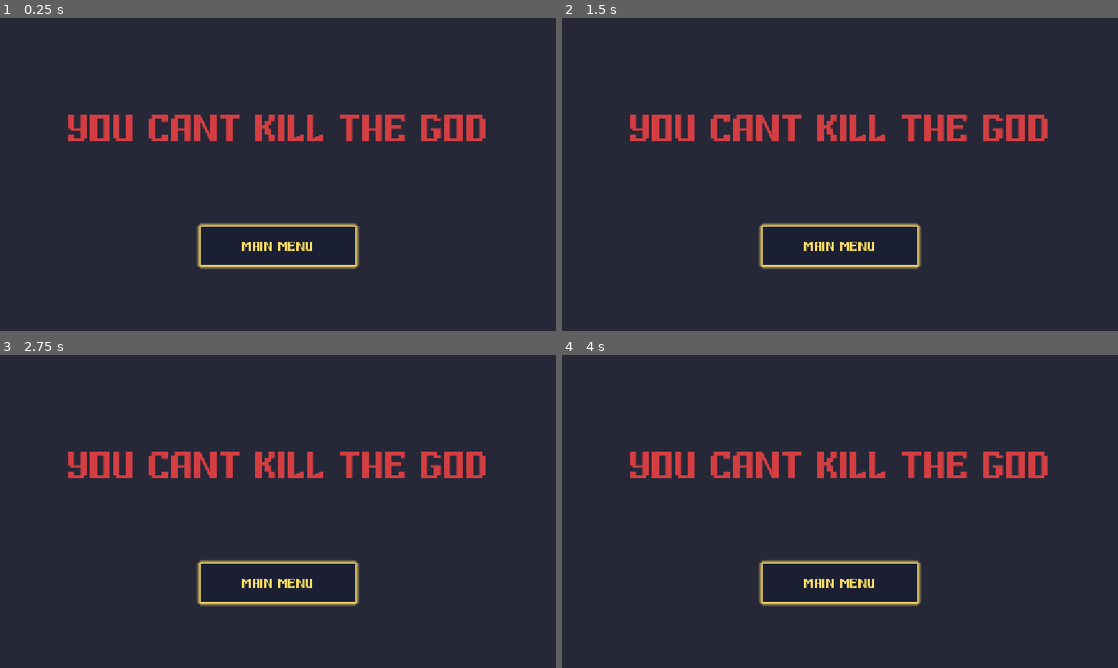
Above: before the commit, frames 1-4 (two rows, left to right).
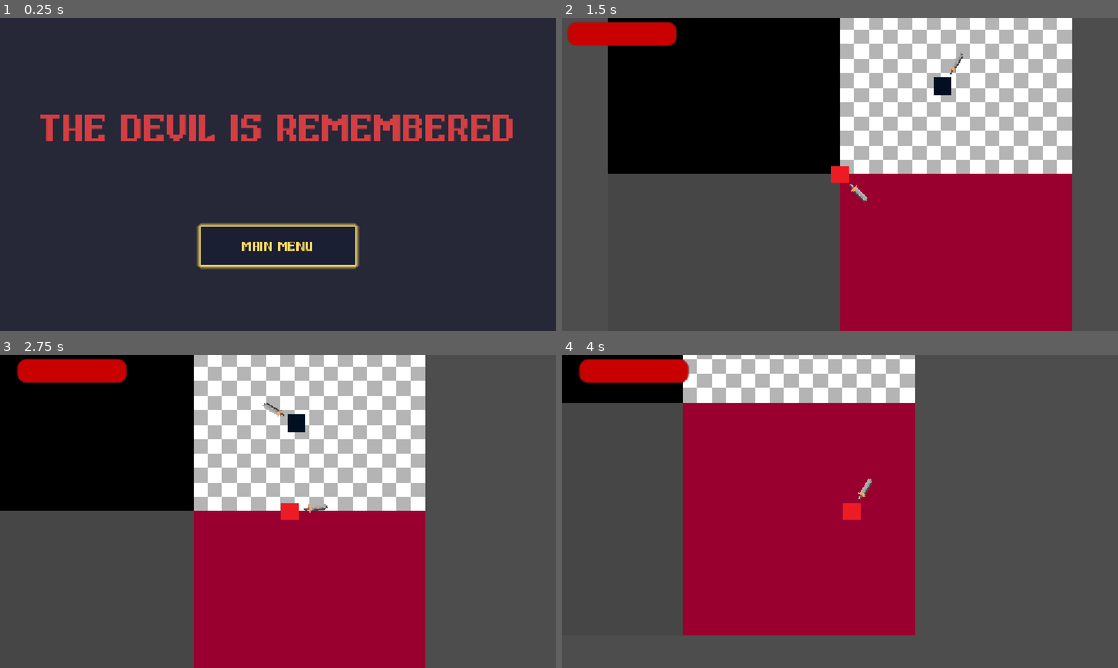
Above: after the commit, the same moments.

Repository: vovashymon-prog/schooldoor_game
Game: Godot game, scene res://scenes/ui/death_screen.tscn
Two runs of this game, one before a commit and one after it. Both use one fixed random seed, a clock stepped at 60 frames per second and the inputs below. This scene is started directly instead of the project's main scene.
Inputs (mouse positions are in pixels of both pictures, inside the frame that each line leads up to):
- Up to frame 1 (0.25 s): no input
- Up to frame 2 (1.5 s): click "Main Menu" at 0.5 s; click (840, 183) at 1.25 s, where only the run after the commit has a clickable "PLAY"
- Up to frame 3 (2.75 s): move the mouse to (400, 495) at 2.02 s; hold D (right) from 2.03 s (still down)
- Up to frame 4 (4 s): move the mouse to (728, 527) at 2.77 s; release D (right) at 2.78 s; hold S (down) 2.78-3.53 s; move the mouse to (895, 442) at 3.52 s; hold D (right) from 3.53 s (still down)

The runs differ from the first frame. In frame 1, 4.4% of the frame differs, in the area x 7-93%, y 30-40%; in frame 2, 100%; in frame 3, 100%, in the area x 0-100%, y 0-100%; in frame 4, 100%.

Commit message:
Added pause, menu, death

Diff:
--- /dev/null
+++ b/schooldoor-game/assets/pause_menu.gdshader
@@ -0,0 +1,9 @@
+shader_type canvas_item;
+uniform sampler2D SCREEN_TEXTURE: hint_screen_texture, filter_linear_mipmap;
+
+uniform float lod: hint_range(0.0, 5) = 0.0;
+
+void fragment(){
+	vec4 color = texture(SCREEN_TEXTURE, SCREEN_UV, lod);
+	COLOR = color;
+}
--- a/schooldoor-game/project.godot
+++ b/schooldoor-game/project.godot
@@ -51,6 +51,11 @@
 "events": [Object(InputEventKey,"resource_local_to_scene":false,"resource_name":"","device":-1,"window_id":0,"alt_press …(191 unchanged characters)…
 ]
 }
+pause={
+"deadzone": 0.2,
+"events": [Object(InputEventKey,"resource_local_to_scene":false,"resource_name":"","device":-1,"window_id":0,"alt_pressed":false,"shift_pressed":false,"ctrl_pressed":false,"meta_pressed":false,"pressed":false,"keycode":0,"physical_keycode":4194305,"key_label":0,"unicode":0,"location":0,"echo":false,"script":null)
+]
+}
 
 [layer_names]
 
--- a/schooldoor-game/scenes/ui/MainMenu.tscn
+++ b/schooldoor-game/scenes/ui/MainMenu.tscn
@@ -1,6 +1,7 @@
 [gd_scene format=3 uid="uid://daomxmtb7mu2f"]
 
-[ext_resource type="FontFile" path="res://fonts/Digital_Thin.ttf" id="1_yqorp"]
+[ext_resource type="Script" uid="uid://c4k83tkaom1cb" path="res://scripts/pause_menu.gd" id="1_6jbdy"]
+[ext_resource type="FontFile" uid="uid://cqy7r0bgc4rbt" path="res://fonts/Digital_Thin.ttf" id="1_yqorp"]
 
 [sub_resource type="StyleBoxFlat" id="StyleBoxFlat_0ykhv"]
 bg_color = Color(0.101960786, 0.12156863, 0.2, 1)
@@ -26,6 +27,7 @@
 anchor_bottom = 1.0
 grow_horizontal = 2
 grow_vertical = 2
+script = ExtResource("1_6jbdy")
 
 [node name="ColorRect" type="ColorRect" parent="." unique_id=1001927685]
 layout_mode = 1
@@ -98,3 +100,6 @@
 theme_override_fonts/font = ExtResource("1_yqorp")
 theme_override_font_sizes/font_size = 56
 text = "GAME NAME"
+
+[connection signal="pressed" from="MarginContainer/VBoxContainer/ButtonPlay" to="." method="_on_inMenu_play_pressed"]
+[connection signal="pressed" from="MarginContainer/VBoxContainer/ButtonQuit" to="." method="_on_quit_pressed"]
--- a/schooldoor-game/scenes/ui/death_screen.tscn
+++ b/schooldoor-game/scenes/ui/death_screen.tscn
@@ -1,6 +1,7 @@
 [gd_scene format=3 uid="uid://b1embmppn5ak3"]
 
 [ext_resource type="FontFile" uid="uid://cqy7r0bgc4rbt" path="res://fonts/Digital_Thin.ttf" id="1_j0ehl"]
+[ext_resource type="Script" uid="uid://c4k83tkaom1cb" path="res://scripts/pause_menu.gd" id="1_njuei"]
 
 [sub_resource type="StyleBoxFlat" id="StyleBoxFlat_v5gy4"]
 bg_color = Color(0.10980392, 0.12156863, 0.2, 0.7921569)
@@ -29,6 +30,7 @@
 anchor_bottom = 1.0
 grow_horizontal = 2
 grow_vertical = 2
+script = ExtResource("1_njuei")
 
 [node name="Panel" type="Panel" parent="." unique_id=2021630213]
 layout_mode = 1
@@ -55,7 +57,7 @@
 theme_override_colors/font_color = Color(0.827451, 0.24313726, 0.25882354, 1)
 theme_override_fonts/font = ExtResource("1_j0ehl")
 theme_override_font_sizes/font_size = 67
-text = "YOU CANT KILL THE GOD"
+text = "THE DEVIL IS REMEMBERED"
 
 [node name="ButtonMainMenu" type="Button" parent="Panel" unique_id=429621406]
 custom_minimum_size = Vector2(320, 80)
@@ -78,3 +80,5 @@
 theme_override_styles/pressed = SubResource("StyleBoxFlat_mqh5l")
 theme_override_styles/hover = SubResource("StyleBoxFlat_7ns25")
 text = "Main Menu"
+
+[connection signal="pressed" from="Panel/ButtonMainMenu" to="." method="_on_main_menu_pressed"]
--- a/schooldoor-game/scenes/ui/pause_menu.tscn
+++ b/schooldoor-game/scenes/ui/pause_menu.tscn
@@ -1,6 +1,12 @@
 [gd_scene format=3 uid="uid://cgj278yhg4ag2"]
 
-[ext_resource type="FontFile" path="res://fonts/Digital_Thin.ttf" id="1_n87rw"]
+[ext_resource type="Shader" uid="uid://8bcyfnoaj85e" path="res://assets/pause_menu.gdshader" id="1_0lmf7"]
+[ext_resource type="Script" uid="uid://c4k83tkaom1cb" path="res://scripts/pause_menu.gd" id="1_f6eus"]
+[ext_resource type="FontFile" uid="uid://cqy7r0bgc4rbt" path="res://fonts/Digital_Thin.ttf" id="1_n87rw"]
+
+[sub_resource type="ShaderMaterial" id="ShaderMaterial_1wlia"]
+shader = ExtResource("1_0lmf7")
+shader_parameter/lod = 0.650000030875
 
 [sub_resource type="StyleBoxFlat" id="StyleBoxFlat_8vrlf"]
 bg_color = Color(0.10980392, 0.12156863, 0.2, 1)
@@ -31,12 +37,23 @@
 shadow_size = 9
 
 [node name="PauseMenu" type="Control" unique_id=539249642]
+process_mode = 3
+z_index = 100
 layout_mode = 3
 anchors_preset = 15
 anchor_right = 1.0
 anchor_bottom = 1.0
 grow_horizontal = 2
 grow_vertical = 2
+script = ExtResource("1_f6eus")
+
+[node name="ColorRect" type="ColorRect" parent="." unique_id=1096796390]
+material = SubResource("ShaderMaterial_1wlia")
+layout_mode = 0
+offset_left = -4562.0
+offset_top = -2958.0
+offset_right = 5437.0
+offset_bottom = 7041.0
 
 [node name="Panel" type="Panel" parent="." unique_id=2122948999]
 custom_minimum_size = Vector2(220, 300)
@@ -122,3 +139,7 @@
 theme_override_fonts/font = ExtResource("1_n87rw")
 theme_override_font_sizes/font_size = 37
 text = "PAUSE"
+
+[connection signal="pressed" from="Panel/VBoxContainer/ButtonPlay" to="." method="_on_resume_pressed"]
+[connection signal="pressed" from="Panel/VBoxContainer/ButtonMainMenu" to="." method="_on_main_menu_pressed"]
+[connection signal="pressed" from="Panel/VBoxContainer/ButtonQuit2" to="." method="_on_quit_pressed"]
--- a/schooldoor-game/scenes/ui/win_screen.tscn
+++ b/schooldoor-game/scenes/ui/win_screen.tscn
@@ -1,6 +1,7 @@
 [gd_scene format=3 uid="uid://esp7q8divud2"]
 
-[ext_resource type="FontFile" path="res://fonts/Digital_Thin.ttf" id="1_1cgod"]
+[ext_resource type="FontFile" uid="uid://cqy7r0bgc4rbt" path="res://fonts/Digital_Thin.ttf" id="1_1cgod"]
+[ext_resource type="Script" uid="uid://c4k83tkaom1cb" path="res://scripts/pause_menu.gd" id="1_uqtu8"]
 
 [sub_resource type="StyleBoxFlat" id="StyleBoxFlat_v5gy4"]
 bg_color = Color(0.10980392, 0.12156863, 0.2, 0.7921569)
@@ -29,6 +30,7 @@
 anchor_bottom = 1.0
 grow_horizontal = 2
 grow_vertical = 2
+script = ExtResource("1_uqtu8")
 
 [node name="Panel" type="Panel" parent="." unique_id=2021630213]
 layout_mode = 1
@@ -55,7 +57,7 @@
 theme_override_colors/font_color = Color(0.4, 0.3882353, 0.4392157, 1)
 theme_override_fonts/font = ExtResource("1_1cgod")
 theme_override_font_sizes/font_size = 67
-text = "THE DEVIL FORGOTTEN"
+text = "THE DEVIL WAS FORGOTTEN"
 
 [node name="ButtonMainMenu" type="Button" parent="Panel" unique_id=429621406]
 custom_minimum_size = Vector2(320, 80)
@@ -78,3 +80,5 @@
 theme_override_styles/pressed = SubResource("StyleBoxFlat_mqh5l")
 theme_override_styles/hover = SubResource("StyleBoxFlat_7ns25")
 text = "Main Menu"
+
+[connection signal="pressed" from="Panel/ButtonMainMenu" to="." method="_on_main_menu_pressed"]
--- a/schooldoor-game/scripts/Player.gd
+++ b/schooldoor-game/scripts/Player.gd
@@ -15,6 +15,8 @@
 var clash_sound = preload("res://audio/Sword/ThoSwordsHit_1.wav")
 var hit_sound = preload("res://audio/Sword/Regular hit.wav")
 var critical_sound = preload("res://audio/Sword/Critical hit.wav")
+
+var pause_scene = preload("res://scenes/ui/pause_menu.tscn")
 
 var input: Vector2
 
@@ -38,6 +40,9 @@
 	tween.tween_property(player_sprite, "modulate", Color("ffffffff"), 0.16)
 	tween.play()
 
+func die():
+	get_tree().change_scene_to_file("res://scenes/ui/death_screen.tscn")
+
 func take_damage(amount):
 	if !is_invul:
 		hp -= amount
@@ -50,20 +55,33 @@
 			update_hp_bar()
 			audio_hits.stream = critical_sound
 			audio_hits.play()
-			queue_free()
+			die()
 		else:
 			audio_hits.stream = critical_sound
 			audio_hits.play()
-		await get_tree().create_timer(0.33).timeout
 
 func get_input():
 	input.y = Input.get_action_strength("down") - Input.get_action_strength("up")
 	input.x = Input.get_action_strength("right") - Input.get_action_strength("left")
 	return input.normalized();
 
+func resume():
+	get_tree().paused = false
+
+func pause():
+	get_tree().paused = true
+	var pause_menu = pause_scene.instantiate()
+	pause_menu.scale = Vector2(0.33, 0.33)
+	add_child(pause_menu)
+
 func _process(delta):
+	var player_input = get_input()
+
+	if Input.is_action_just_pressed("pause") && get_tree().paused:
+		resume()
+	elif Input.is_action_just_pressed("pause"):
+		pause()
 	# WALKING
-	var player_input = get_input()
 	velocity = lerp(velocity, player_input * speed, accelration * delta)
 	move_and_slide()
 
--- a/schooldoor-game/scripts/enemy_spinning.gd
+++ b/schooldoor-game/scripts/enemy_spinning.gd
@@ -47,7 +47,6 @@
 			if player != null:
 				player.audio_hits.stream = critical_sound
 				player.audio_hits.play()
-		await get_tree().create_timer(0.33).timeout
 
 func _ready():
 	if sword_item: sword.get_child(0).texture = sword_item.texture
--- /dev/null
+++ b/schooldoor-game/scripts/pause_menu.gd
@@ -0,0 +1,20 @@
+extends Control
+
+func _on_resume_pressed() -> void:
+	get_tree().paused = false
+	queue_free()
+
+func _process(_delta):
+	if Input.is_action_just_pressed("pause") && get_tree().paused:
+		_on_resume_pressed()
+
+func _on_main_menu_pressed() -> void:
+	get_tree().change_scene_to_file("res://scenes/ui/MainMenu.tscn")
+
+
+func _on_quit_pressed() -> void:
+	get_tree().quit()
+
+
+func _on_inMenu_play_pressed() -> void:
+	get_tree().change_scene_to_file("res://scenes/Main.tscn")
Not shown, added: schooldoor-game/assets/pause_menu.gdshader.uid
Renamed: schooldoor-game/assets/youmurdererbb_reg.ttf -> schooldoor-game/fonts/youmurdererbb_reg.ttf
Not shown, changed: schooldoor-game/fonts/youmurdererbb_reg.ttf.import
Not shown, added: schooldoor-game/scripts/pause_menu.gd.uid
